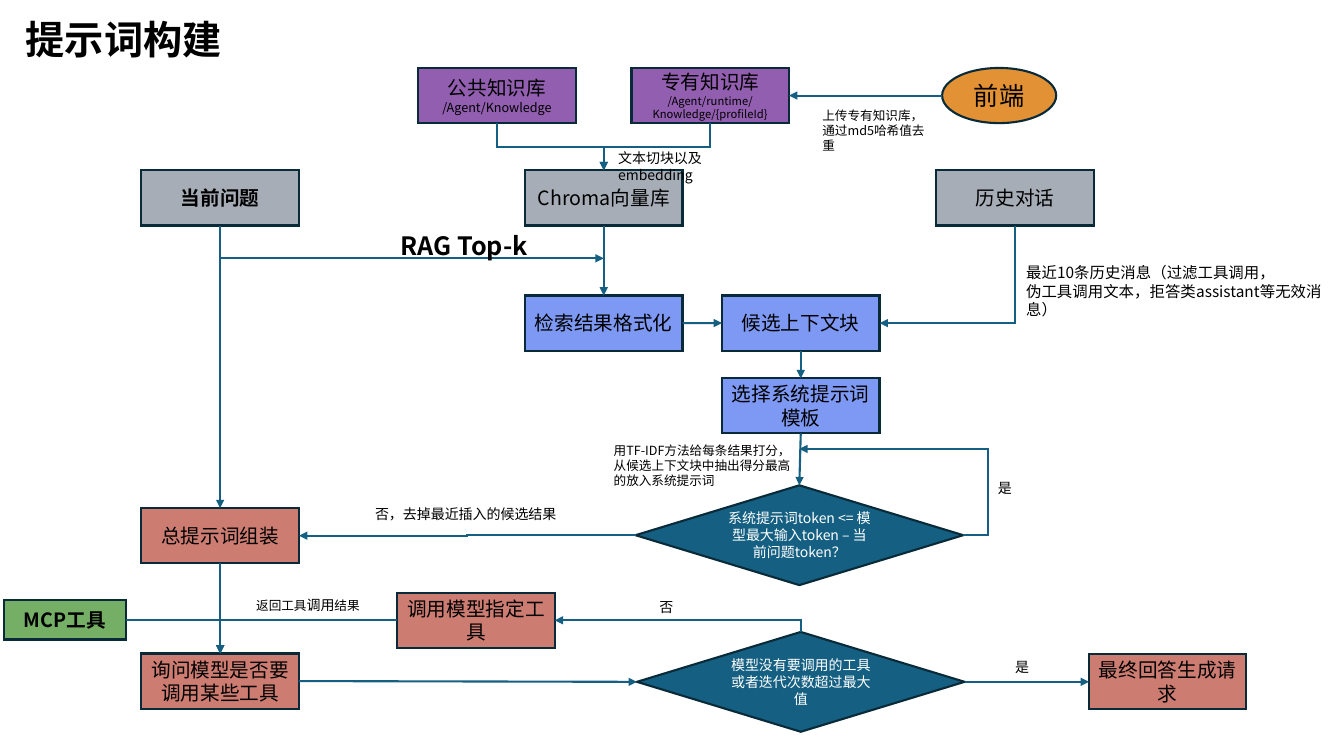
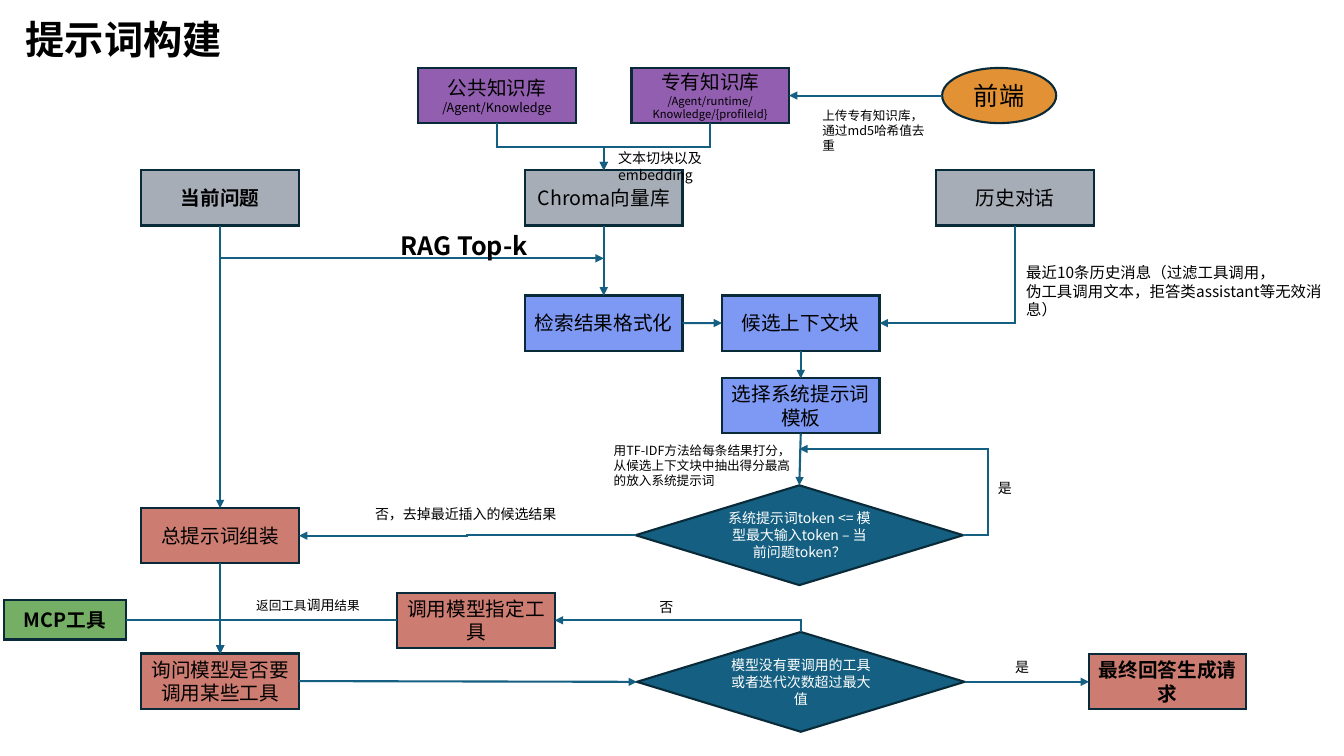
Before and after one commit to shaochang123/SteamGenieAgent, a slide deck: slide 3 of ppt.pptx. Drawn at 1344x756 pixels with LibreOffice and Linux fonts; fonts in the diff are those of the drawing. Boxes give left, top, right and bottom in pixels: in the first picture for what was removed or moved away, otherwise in the second. Text is boxed around its words. In the diff, an @@ line names an element or a change of style, - is before the commit and + after.

```diff
--- a/ppt.pptx
+++ b/ppt.pptx
@@ rectangle "最终回答生成请求" at box(1089, 654, 1246, 710): bold on @@
```
Also in this commit, not shown: 5 other slides changed, 2 slides added.
